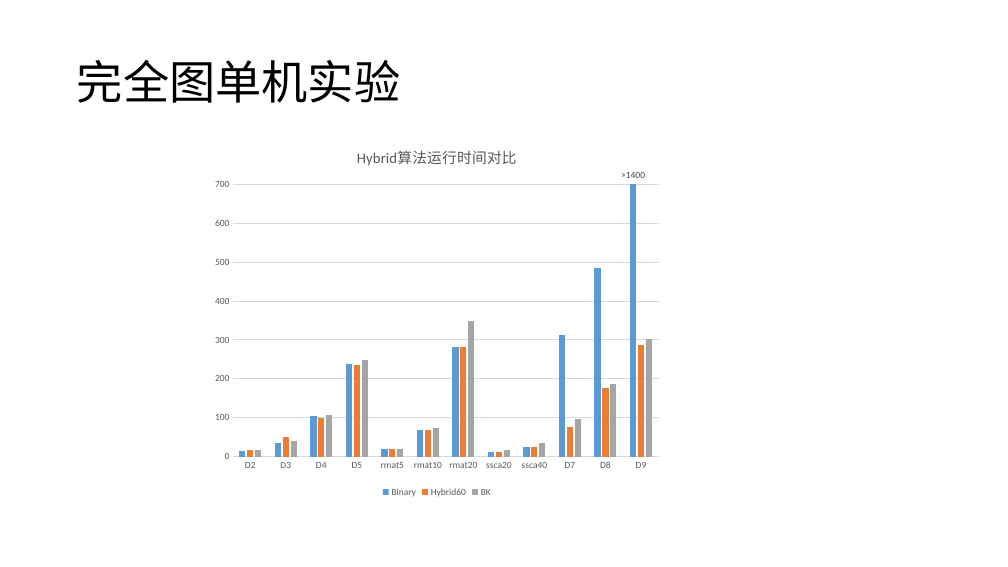
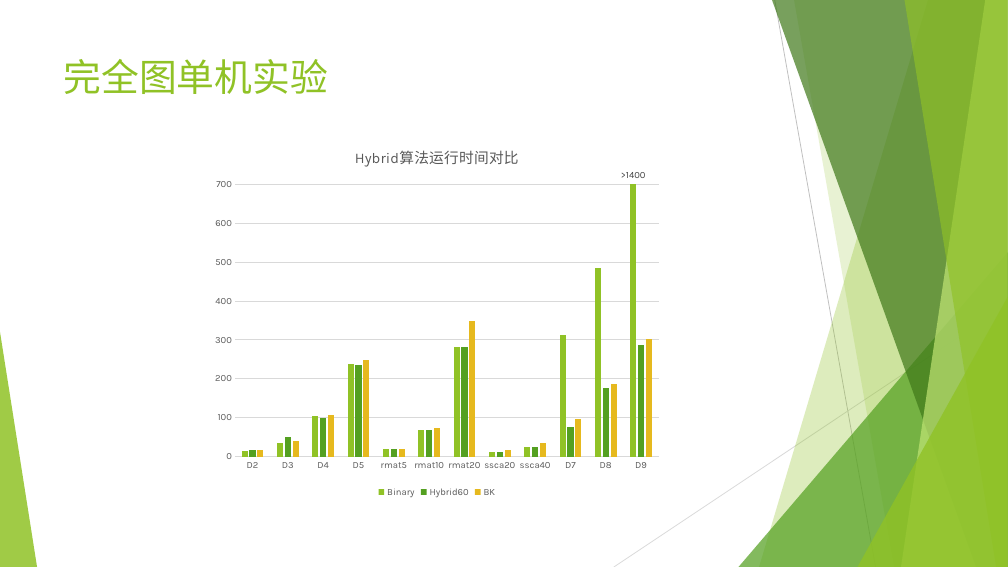
Before and after one commit to youli9056/MyPaper, a slide deck: slide 10 of 开题/大规模数据并行图处理算法与计算平台研究.pptx (slide 12 before the commit). Drawn at 1008x567 pixels with LibreOffice and Linux fonts; fonts in the diff are those of the drawing. Boxes give left, top, right and bottom in pixels: in the first picture for what was removed or moved away, otherwise in the second. Text is boxed around its words. In the diff, an @@ line names an element or a change of style, - is before the commit and + after.

```diff
--- a/开题/大规模数据并行图处理算法与计算平台研究.pptx
+++ b/开题/大规模数据并行图处理算法与计算平台研究.pptx
@@ title "完全图单机实验": place and size @@
-title "完全图单机实验" at (77, 60, 400, 103)
+title "完全图单机实验" at (64, 59, 329, 94)
@@ title "完全图单机实验" at (64, 59, 329, 94): size 44 to 36 pt, font Calibri to Karla, text colour #000000 to #90C226; line spacing 0.9 to 1; vertical alignment middle to top @@
@@ column chart at (206, 131, 668, 501) @@
@@ colour of Binary #5B9BD5 to #90C226 @@
@@ colour of Hybrid60 #ED7D31 to #54A021 @@
@@ colour of BK #A5A5A5 to #E6B91E @@
@@ legend changed @@
@@ category axis changed @@
@@ value axis changed @@
@@ lettering changed @@
@@ group added at (0, 0, 1008, 567): 5 freeform shapes, 3 triangles, 2 lines @@
```
Also in this commit, not shown: 16 other slides changed, 1 slide added, 1 other file.
